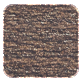
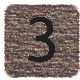
Two versions of the same layered image (80px x 80px). Layer-by-layer changes:
removed layer "dn" over bbox(3, 4, 79, 78)
added group "dn" with 2 layers above "up" over bbox(4, 4, 80, 78)
added layer "3 #1" in group "dn" over bbox(28, 17, 55, 62)
added layer "btn #1" in group "dn" over bbox(4, 4, 80, 78)
